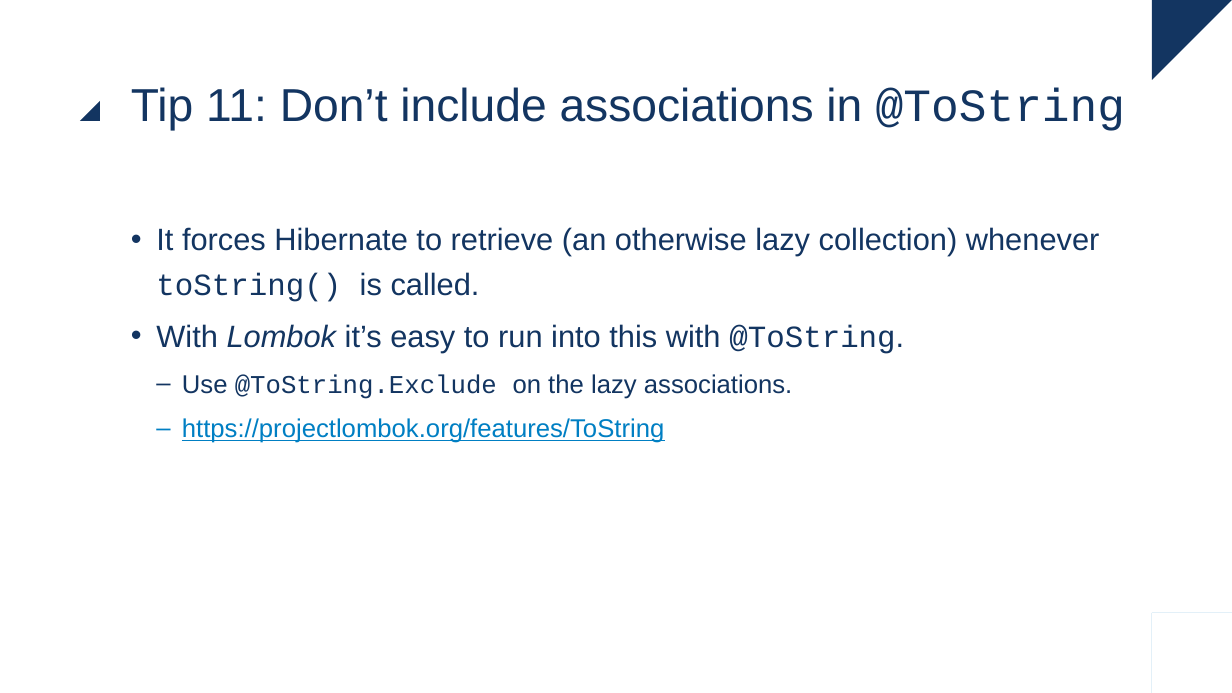
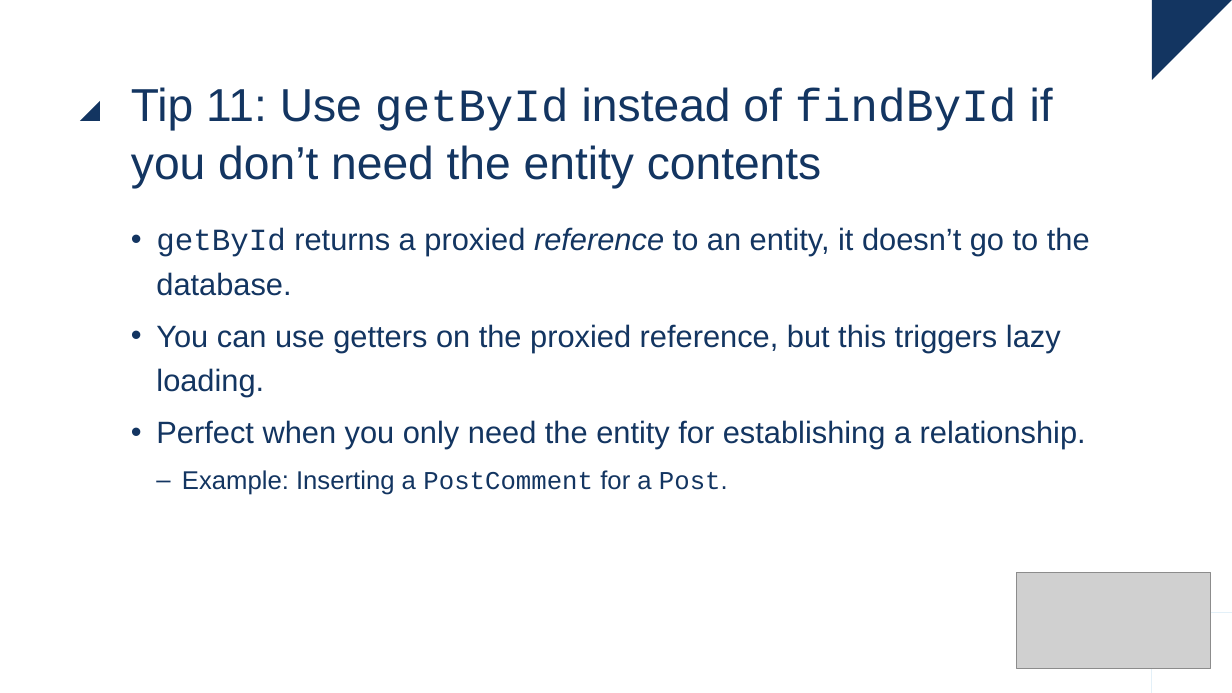
Before and after one commit to raoulvdberge/jpa-with-hibernate, a slide deck: slide 53 of slides.pptx. Drawn at 1232x693 pixels with LibreOffice and Linux fonts; fonts in the diff are those of the drawing; grey boxes stand for pictures. Boxes give left, top, right and bottom in pixels: in the first picture for what was removed or moved away, otherwise in the second. Text is boxed around its words. In the diff, an @@ line names an element or a change of style, - is before the commit and + after.

Commit message:
Replace Tip 11 ("don't use relationships in ToString") with info about getById/findById. Fixes #2

```diff
--- a/slides.pptx
+++ b/slides.pptx
@@ title at box(131, 87, 1053, 189): text changed @@
-Tip 11: Don’t include associations in @ToString
+Tip 11: Use getById instead of findById if you don’t need the entity contents
@@ text at box(156, 227, 1090, 495): text changed @@
-• It forces Hibernate to retrieve (an otherwise lazy collection) whenever toString() is called.
-• With Lombok it’s easy to run into this with @ToString.
-  – Use @ToString.Exclude on the lazy associations.
-  – https://projectlombok.org/features/ToString
+• getById returns a proxied reference to an entity, it doesn’t go to the database.
+• You can use getters on the proxied reference, but this triggers lazy loading.
+• Perfect when you only need the entity for establishing a relationship.
+  – Example: Inserting a PostComment for a Post.
@@ picture added at box(1017, 572, 1211, 668) @@
```
Also in this commit, not shown: 32 other files.
